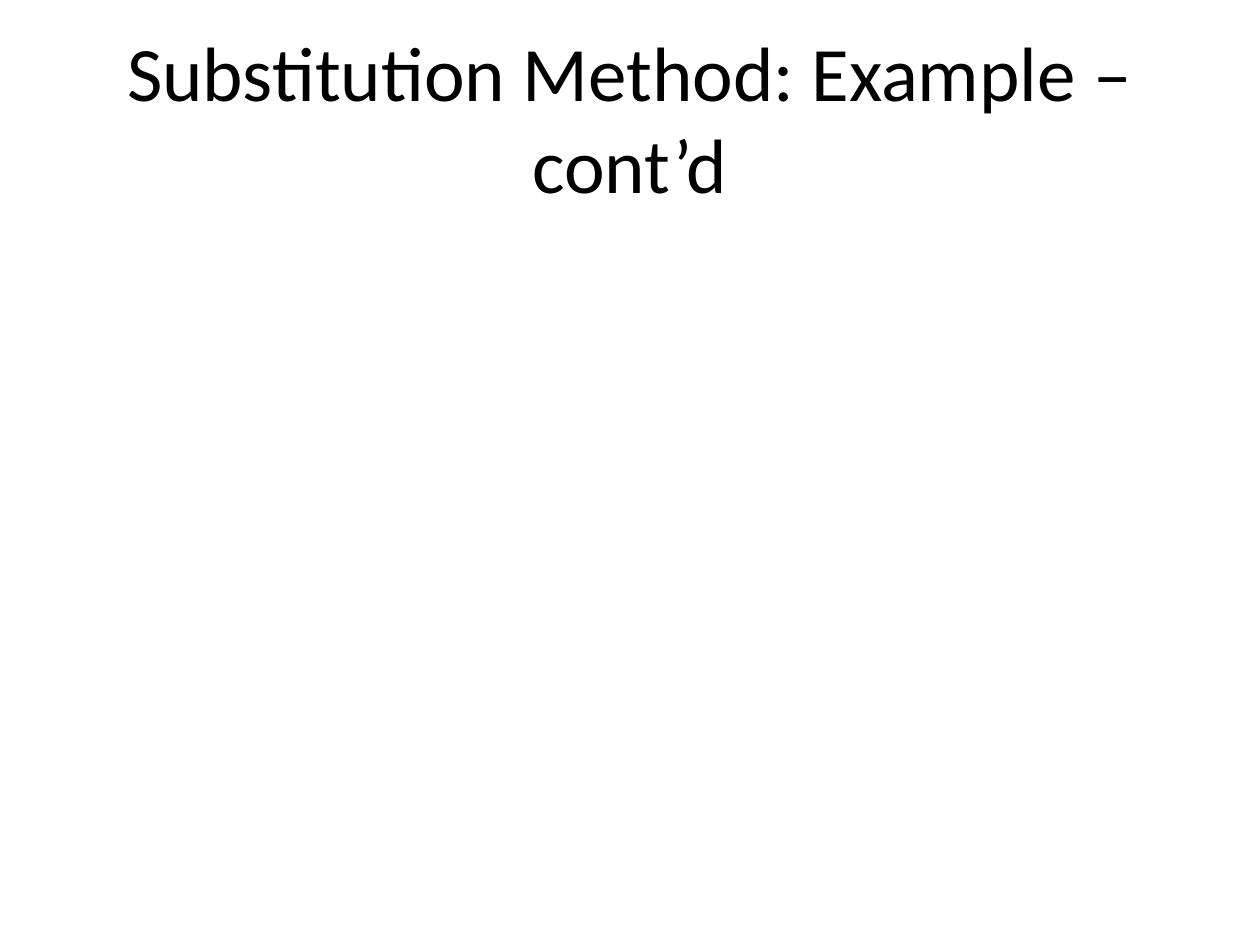
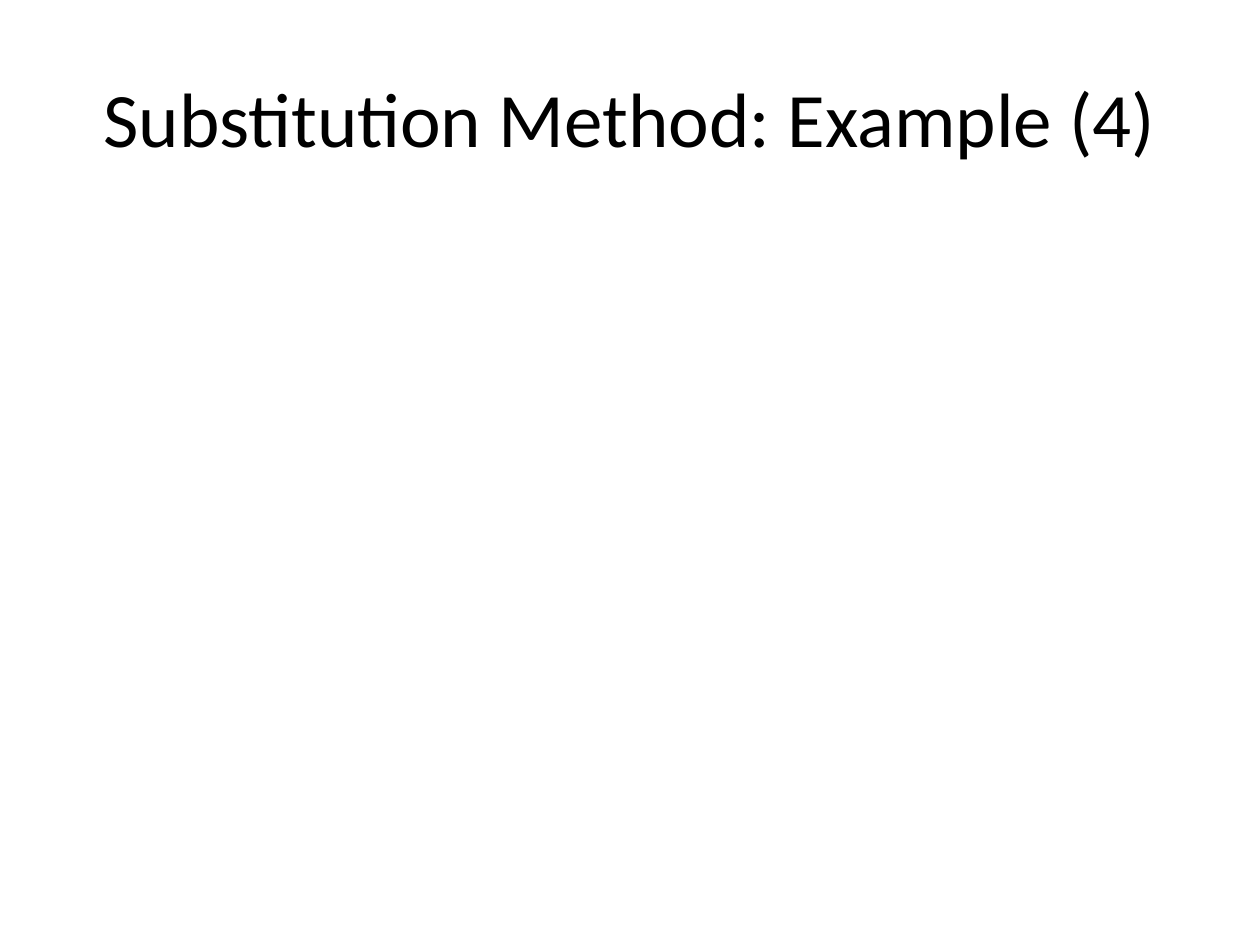
Before and after one commit to ucoruh/ce100-algorithms-and-programming-II, a slide deck: slide 19 of docs/week-2/ce100-week-2-recurrence.md_word.pptx. Drawn at 1260x945 pixels with LibreOffice and Linux fonts; fonts in the diff are those of the drawing. Boxes give left, top, right and bottom in pixels: in the first picture for what was removed or moved away, otherwise in the second. Text is boxed around its words. In the diff, an @@ line names an element or a change of style, - is before the commit and + after.

```diff
--- a/docs/week-2/ce100-week-2-recurrence.md_word.pptx
+++ b/docs/week-2/ce100-week-2-recurrence.md_word.pptx
@@ title at (103, 91, 1155, 160): text changed @@
-Substitution Method: Example – cont’d
+Substitution Method: Example (4)
```
Also in this commit, not shown: 53 other slides changed, 13 other files.
